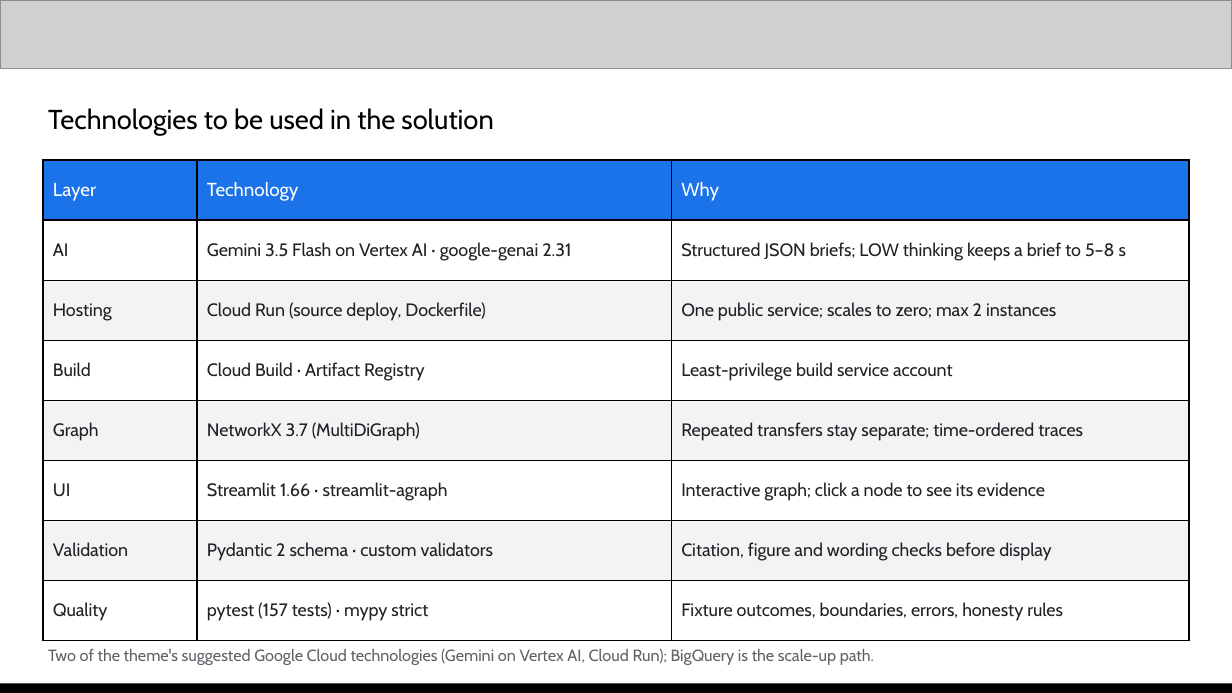
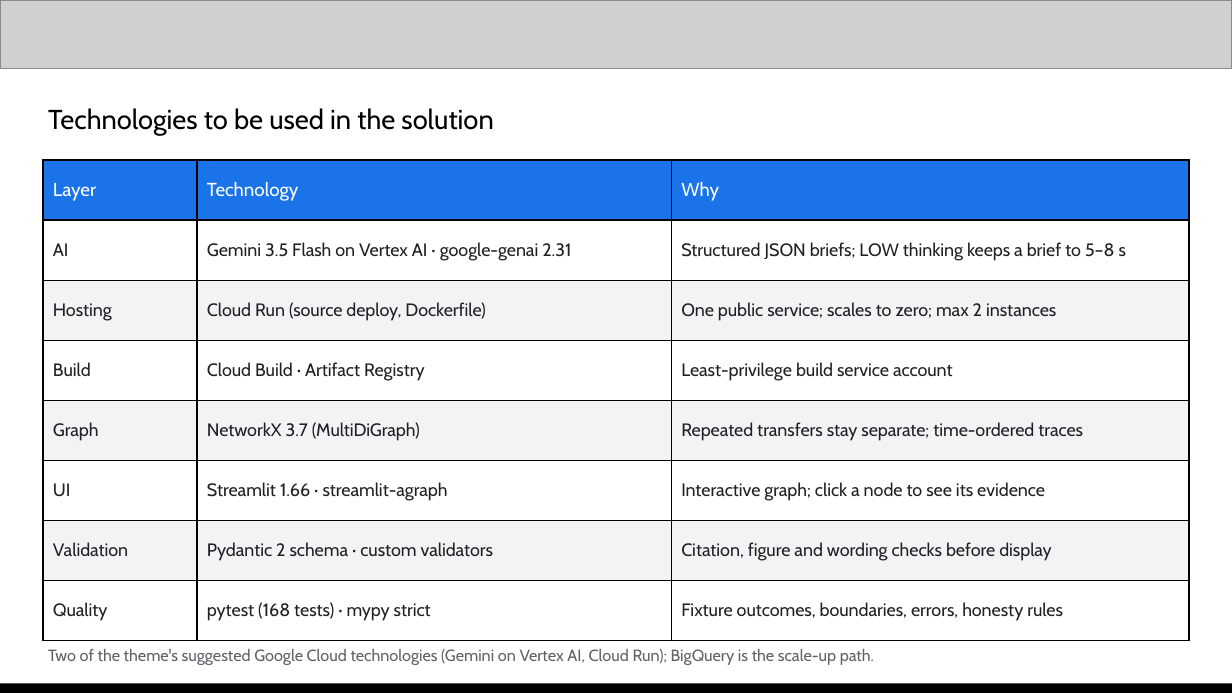
Before and after one commit to shieryl-ryle/traceguard, a slide deck: slide 8 of submission/TraceGuard-proposal.pptx. Drawn at 1232x693 pixels with LibreOffice and Linux fonts; fonts in the diff are those of the drawing; grey boxes stand for pictures. Boxes give left, top, right and bottom in pixels: in the first picture for what was removed or moved away, otherwise in the second. Text is boxed around its words. In the diff, an @@ line names an element or a change of style, - is before the commit and + after.

```diff
--- a/submission/TraceGuard-proposal.pptx
+++ b/submission/TraceGuard-proposal.pptx
@@ table at bbox=[43, 160, 1189, 641] @@
-row 8, column 2: pytest (157 tests) · mypy strict
+row 8, column 2: pytest (168 tests) · mypy strict
```
Also in this commit, not shown: 5 other slides changed, 1 slide added, 1 slide removed, 10 other files.
